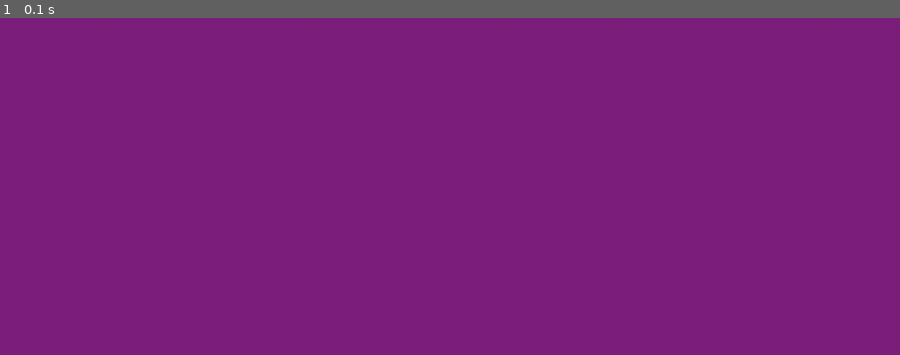
Above: before the commit, frame 1.
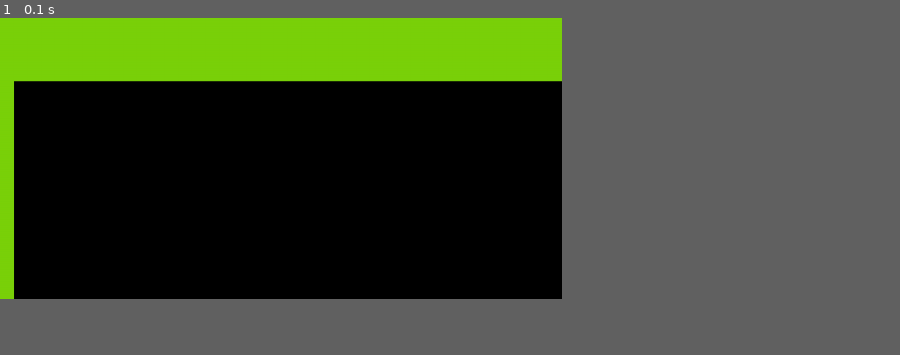
Above: after the commit, the same moment.

Repository: LAShemilt/arcadeday
Game: pygame game, started from pygame-templates/main.py
The game is run twice, just before and just after one commit, with the same random seed, the same clock (stepped at 60 frames per second) and the same inputs.
Inputs:
- Up to frame 1 (0.1 s): no input
In our replay, the window is 900x337 before the commit and 562x281 after it. These sizes can differ from the game's own. Grey fills any space a smaller window leaves; there, only what the larger window draws over its background counts as a difference.

The runs differ from the first frame. In frame 1, 52% of the frame differs, in the area x 0-63%, y 0-84%.

Commit message:
development of the background and sprite class)

Diff:
--- a/pygame-templates/background.py
+++ b/pygame-templates/background.py
@@ -1,39 +1,50 @@
 import pygame as pg
 from pathlib import Path
+from utils import load_image
 
 class Background:
-    def __init__(self):
-        self.image = Path('data/background.png')
-        self.display_width = 1280
-        self.display_height = 480
-        self.display_caption ="AI Away Day"
-        self.mouse_visible = False
-        self.color = (124,32,124)
+    def __init__(self, image_path=None,display_caption=None, display_width=800,
+                display_height=400, text="", mouse_visible=False, color=None, scaled=False):
+        self.image=image_path
+        self.display_width = display_width
+        self.display_height = display_height
+        self.mouse_visible = mouse_visible
+        self.color = color
+        self.text = text
+        self.display_caption=display_caption
+        self.scaled = scaled
+        self.screen = pg.display.set_mode((self.display_width, self.display_height), pg.SCALED)
 
     def display(self):
-        self.screen = pg.display.set_mode((self.display_width, self.display_height), pg.SCALED)
-        pg.display.set_caption(self.display_caption)
+        if self.display_caption:
+            pg.display.set_caption(self.display_caption)
 
-        # Create The Background
-        self.background = pg.Surface(self.screen.get_size())
-        self.background.convert()
-        self.background.fill(self.color)
+        self.background= self.create_background()
         self.screen.blit(self.background, (0, 0))
         pg.display.flip()
+
+    def create_background(self):
+        self.background = pg.Surface(self.screen.get_size())
+        if self.color:
+            if self.scaled:
+              self.screen = pg.display.set_mode((self.display_width, self.display_height), pg.SCALED)
+            self.background.convert()
+            self.background.fill(self.color)
+        if self.image:
+            self.background=pg.image.load(self.image).convert()
+            if self.scaled:
+                self.screen = pg.display.set_mode((self.background.get_size()), pg.SCALED)
+            else:
+                self.screen = pg.display.set_mode((self.background.get_size()))
+        if self.text:
+            self.add_text()
+        return self.background
 
     def add_text(self):
 
         # Put Text On The Background, Centered
         if pg.font:
             font = pg.font.Font(None, 64)
-            text = font.render("RFI-Arcade", True, (10, 10, 10))
-            textpos = text.get_rect(centerx=background.get_width() / 2, y=10)
-            background.blit(text, textpos)
-
-    def add_picture(self):
-        """loads an image, prepares it for play"""
-        try:
-            surface = pg.image.load(self.image)
-        except pg.error:
-            raise SystemExit(f'Could not load image "{file}" {pg.get_error()}')
-        return surface.convert()
+            text = font.render(self.text, True, (10, 10, 10))
+            textpos = text.get_rect(centerx=self.background.get_width() / 2, y=10)
+            self.background.blit(text, textpos)
--- a/pygame-templates/main.py
+++ b/pygame-templates/main.py
@@ -1,5 +1,6 @@
 import pygame as pg
 from background import Background
+from sprites import FranklinImp
 
 def main():
         """this function is called when the program starts.
@@ -7,9 +8,12 @@
         a loop until the function returns."""
         # Initialize Everything
         pg.init()
-        screen = Background()
+        screen = Background(color = (123,210,10))#image_path="data/lab.png")
+        screen.create_background()
         screen.display()
 
+        imp = FranklinImp("data/sprite.png")
+        allsprites = pg.sprite.Group((imp))
         clock = pg.time.Clock()
         going = True
         while going:
@@ -17,12 +21,20 @@
 
             # Handle Input Events
             for event in pg.event.get():
+                # Quit the program
                 if event.type == pg.QUIT:
                     going = False
                 elif event.type == pg.KEYDOWN and event.key == pg.K_ESCAPE:
                     going = False
 
+                # Move the sprite
+                elif event.type == pg.KEYDOWN and event.key == pg.K_DOWN:
+                     imp.update()
+                # Interactions
+            allsprites.update()
 
+
+            allsprites.draw(screen.screen)
 
         pg.quit()
 
--- a/pygame-templates/sprites.py
+++ b/pygame-templates/sprites.py
@@ -1,24 +1,50 @@
-class Franklin(pg.sprite.Sprite):
-    """An alien space ship. That slowly moves down the screen."""
+import pygame as pg
 
-    speed = 13
-    animcycle = 12
-    images: List[pg.Surface] = []
+class FranklinImp(pg.sprite.Sprite):
+    """A little imp that destroys your lab."""
 
-    def __init__(self, *groups):
-        pg.sprite.Sprite.__init__(self, *groups)
-        self.image = self.images[0]
+    def __init__(self,image_path=None):
+        pg.sprite.Sprite.__init__(self)
+        self.image = pg.image.load(image_path).convert()
         self.rect = self.image.get_rect()
-        self.facing = random.choice((-1, 1)) * Alien.speed
-        self.frame = 0
-        if self.facing < 0:
-            self.rect.right = SCREENRECT.right
+        self.move = 10
+        screen = pg.display.get_surface()
+        self.area = screen.get_rect()
+        self.rect.topleft = 10, 90
+    def update(self):
+        self._walk()
 
-    def update(self):
-        self.rect.move_ip(self.facing, 0)
-        if not SCREENRECT.contains(self.rect):
-            self.facing = -self.facing
-            self.rect.top = self.rect.bottom + 1
-            self.rect = self.rect.clamp(SCREENRECT)
-        self.frame = self.frame + 1
-        self.image = self.images[self.frame // self.animcycle % 3]
+    def _walk(self):
+        newpos = self.rect.move((self.move, 0))
+
+        self.rect = newpos
+
+    def your_methods():
+        pass
+
+
+# class TestTube(pg.sprite.Sprite):
+#     """Exploding testubes."""
+
+
+
+#     def __init__(self, *groups):
+#         pg.sprite.Sprite.__init__(self, *groups)
+#         self.image = self.images[0]
+#         self.rect = self.image.get_rect()
+
+
+#     def update(self):
+#         if self.explode:
+
+#     def explode(self):
+#          newpos = self.rect.move((self.move, 0))
+#         if not self.area.contains(newpos):
+#             if self.rect.left < self.area.left or self.rect.right > self.area.right:
+#                 self.move = -self.move
+#                 newpos = self.rect.move((self.move, 0))
+#                 self.image = pg.transform.flip(self.image, True, False)
+#         self.rect = newpos
+
+#     def your_methods():
+#         pass
--- /dev/null
+++ b/pygame-templates/utils.py
@@ -0,0 +1,11 @@
+import pygame as pg
+from pathlib import Path
+
+
+def load_image(fpath):
+    """loads an image, prepares it for play"""
+    try:
+        surface = pg.image.load(fpath)
+    except pg.error:
+        raise SystemExit(f'Could not load image "{file}" {pg.get_error()}')
+    return surface
Not shown, removed: pygame-templates/README.md
Empty file added: pygame-templates/__init__.py
Binary file added: pygame-templates/data/lab.png
Binary file added: pygame-templates/data/sprite.png
